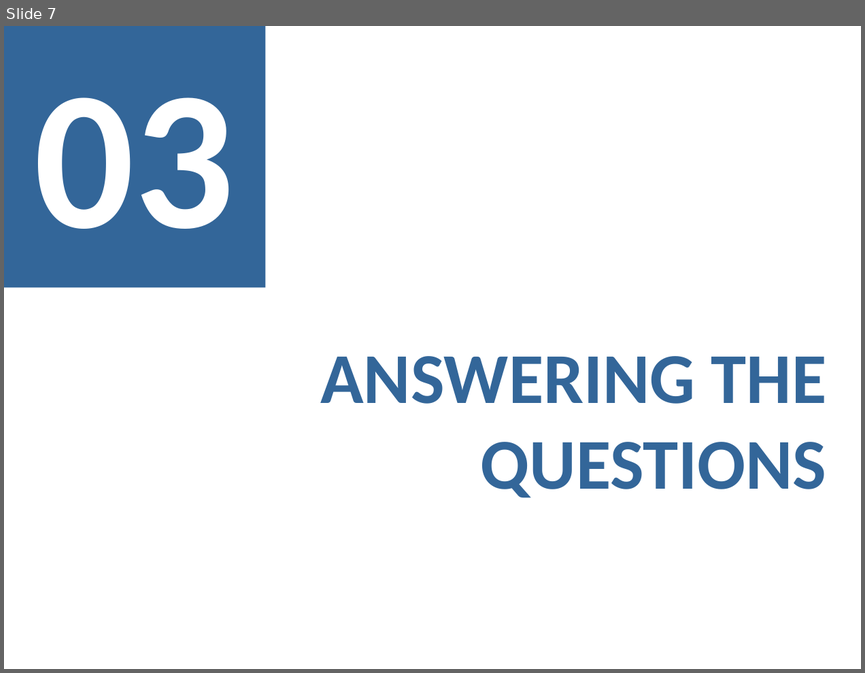
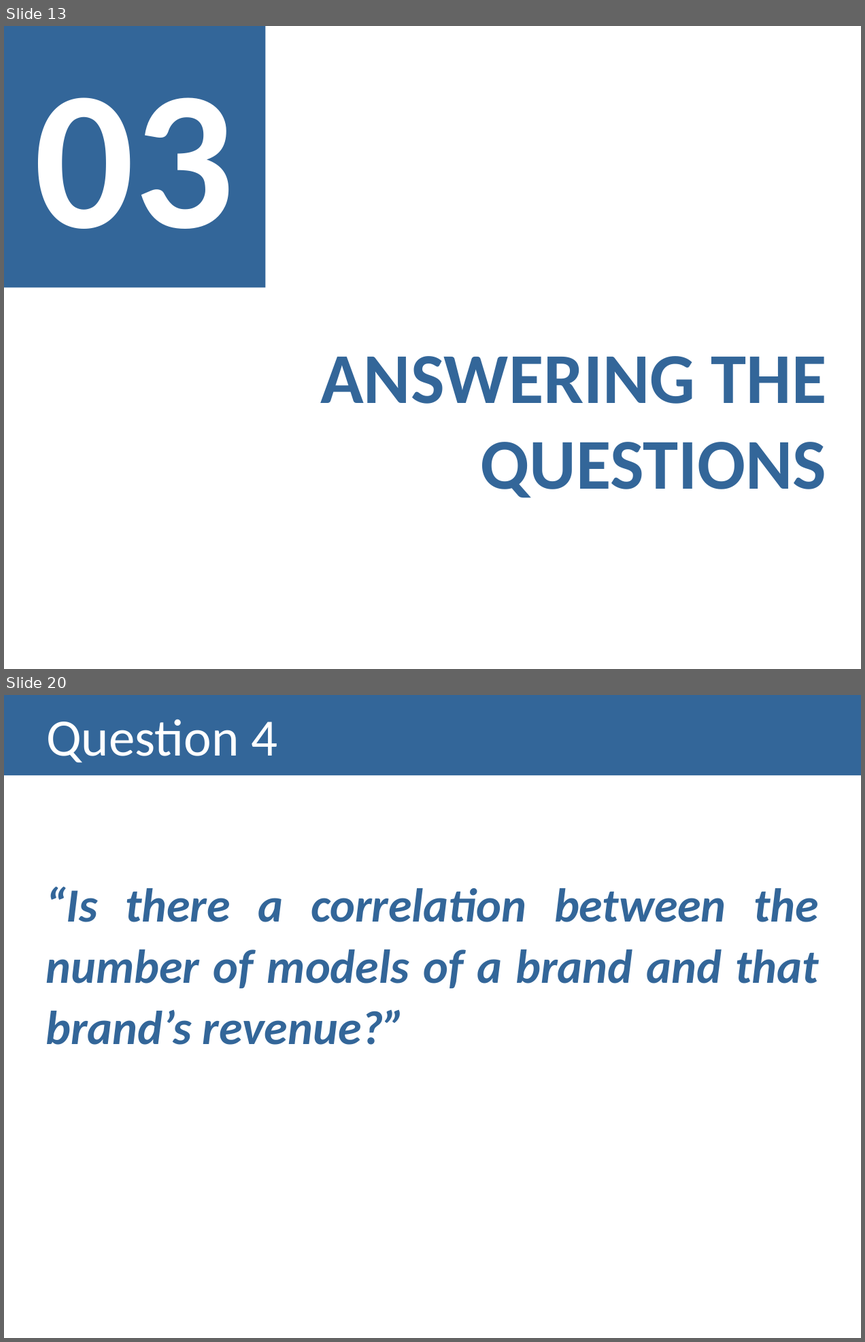
Before and after one commit to isabelSoares/IV-2021, a slide deck: Checkpoints Outline/Checkpoint 3/Checkpoint 3 - G16.pptx. Shown one above the other, each under a label of ours: slide 7 before the commit, slides 13 and 20 after it; the slides between them are not shown. The pictures are 865x673 and 865x1342 pixels, drawn with LibreOffice and Linux fonts; fonts in the diff are those of the drawing. Boxes give left, top, right and bottom in pixels: in the first picture for what was removed or moved away, otherwise in the second. Text is boxed around its words. In the diff, an @@ line names an element or a change of style, - is before the commit and + after.

```diff
--- a/Checkpoints Outline/Checkpoint 3/Checkpoint 3 - G16.pptx
+++ b/Checkpoints Outline/Checkpoint 3/Checkpoint 3 - G16.pptx
@@ slide 20 added at (x1=4, y1=695, x2=861, y2=1338), background #FFFFFF @@
@@ title added at (x1=4, y1=695, x2=861, y2=775), fill #336699, 44 pt, text #FFFFFF @@
+Question 4
@@ text added at (x1=45, y1=886, x2=819, y2=1045), 40 pt, text #336699, bold, italic @@
+“Is there a correlation between the number of models of a brand and that brand’s revenue?”
@@ what was slide 7 is now slide 13 @@
```
Also in this commit, not shown: 23 other slides added, 4 slides removed, 2 other files.
